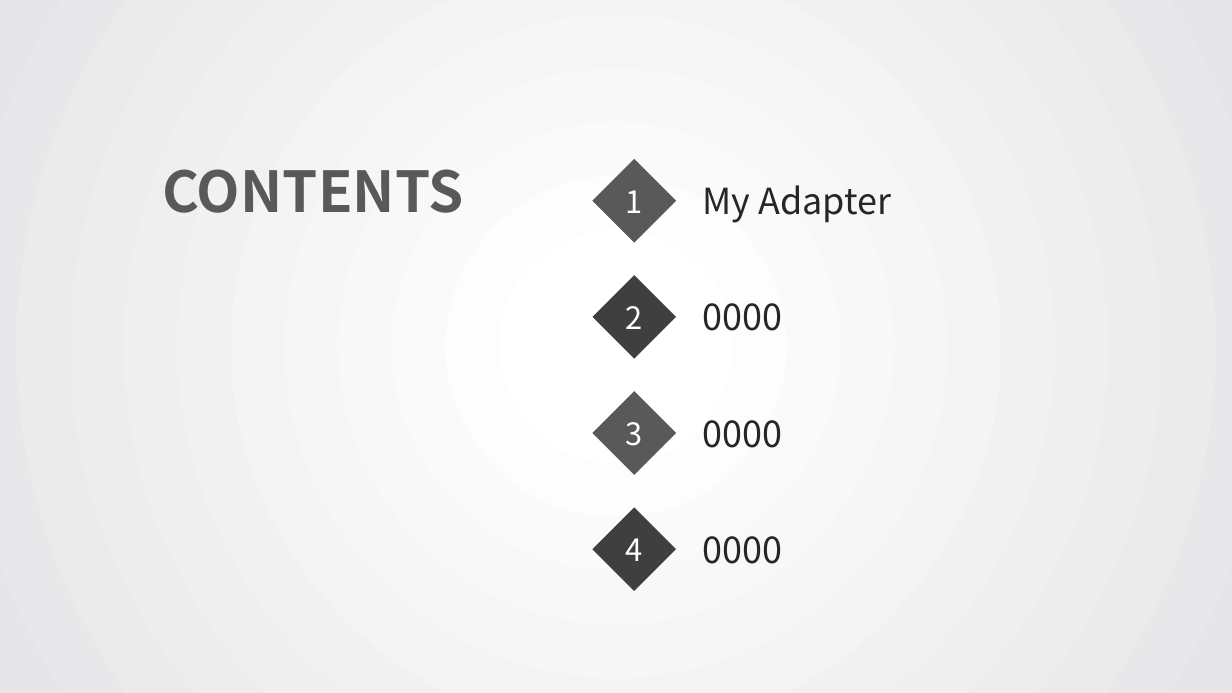
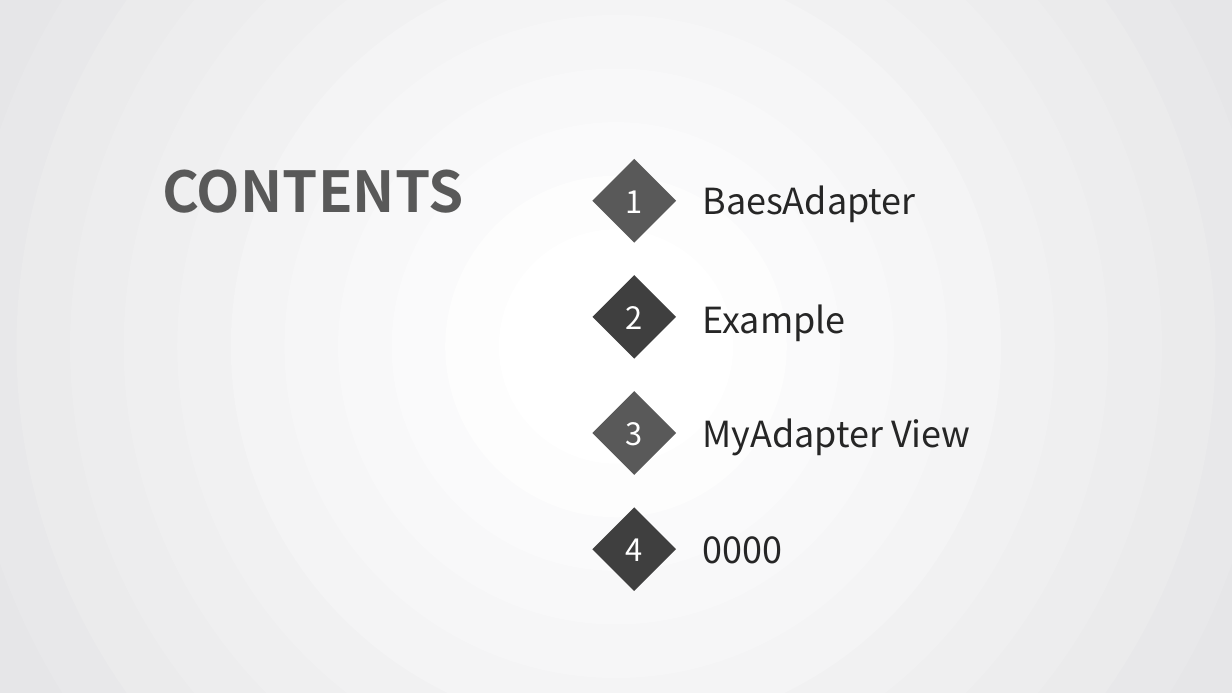
Before and after one commit to JoyceLi1210/JoyceLi1210.github.io, a slide deck: slide 2 of Android_HW3.pptx. Drawn at 1232x693 pixels with LibreOffice and Linux fonts; fonts in the diff are those of the drawing. Boxes give left, top, right and bottom in pixels: in the first picture for what was removed or moved away, otherwise in the second. Text is boxed around its words. In the diff, an @@ line names an element or a change of style, - is before the commit and + after.

```diff
--- a/Android_HW3.pptx
+++ b/Android_HW3.pptx
@@ text at bbox=[703, 185, 916, 223]: text changed @@
-My Adapter
+BaesAdapter
@@ text added at bbox=[702, 304, 845, 342], 28 pt, text #262626 @@
+Example
@@ text removed at bbox=[703, 303, 783, 331] @@
-0000
@@ text at bbox=[703, 418, 970, 456]: text changed @@
-0000
+MyAdapter View
```
Also in this commit, not shown: 1 other slide changed, 14 slides added, 5 slides removed.
